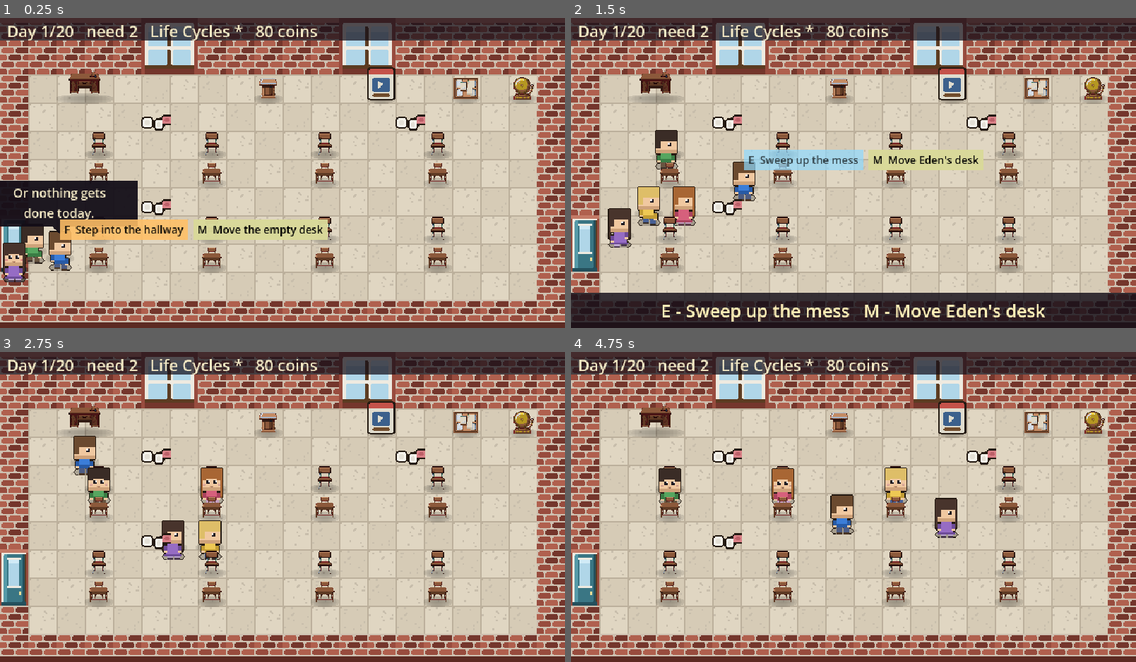
Above: before the commit, frames 1-4 (two rows, left to right).
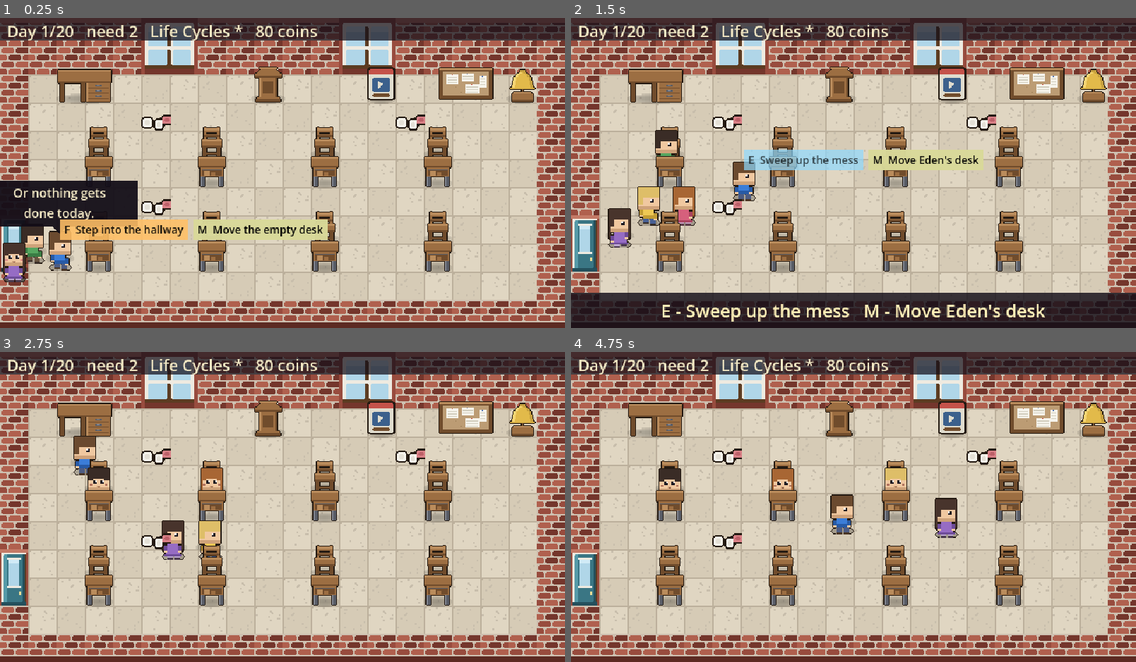
Above: after the commit, the same moments.

Repository: Mbottega16/EduSystem
Game: Godot game, scene res://tests/run.tscn
Same seed, same stepped clock (60 frames per second), same inputs: the game is played once before the commit and once after it. This scene is started directly instead of the project's main scene.
Inputs (mouse positions are in pixels of both pictures, inside the frame that each line leads up to):
- Up to frame 1 (0.25 s): no input
- Up to frame 2 (1.5 s): tap Enter (ui_accept) at 0.5, 0.77, 1.07 s; move the mouse to (977, 157) at 0.52 s; hold D (move_right) 0.53-1.25 s; tap B (build) at 0.6 s; click (977, 157) at 0.67 s; drag from (740, 188) to (893, 188) at 1.27 s
- Up to frame 3 (2.75 s): move the mouse to (339, 438) at 2.02 s; hold D (move_right) from 2.03 s (still down); tap R (autopilot) at 2.1 s; tap B (build) at 2.3 s
- Up to frame 4 (4.75 s): release D (move_right) at 2.75 s; drag from (825, 569) to (672, 522) at 2.77 s; move the mouse to (1023, 553) at 3.52 s; hold A (move_left) 3.53-4.25 s; tap Shift (dash) at 3.6 s; tap Enter (ui_accept) at 3.77, 4.07 s; tap B (build) at 3.8 s; drag from (684, 460) to (893, 522) at 4.27 s

The runs differ from the first frame. In frame 1, 7.0% of the frame differs, in the area x 10-95%, y 15-82%; in frame 2, 7.0%; in frame 3, 7.2%; in frame 4, 7.0%.

Commit message:
Resize and restyle the classroom fixtures to match the walls
The "Art Batch 4" AI furniture read as being from another game: an
8-shade muddy red-brown palette with near-black outlines, and the
sprites covered about half a tile while a seated child is ~44px tall.

Rewrite the seven fixture grid-text sources by hand:
- desk, chair: fill the tile (desk 22x23 -> 32x35 of content), same
  wood palette and #241A12 outline as tools/make_art.py's room.
- table: two tiles wide, and the chair that was baked into the AI
  art is gone.
- teacher_desk: a proper two-tile pedestal desk with a drawer bank.
- podium: taller, a sloped reading surface on a panelled stand.
- bell: bigger brass dome on a wood block.
- noticeboard: painted 64px so it reads as a two-tile cork board
  (footprint still one tile). build_noticeboard drops its floor
  contact shadow -- it hangs on the wall, and add_prop would scale
  one to the full width.

Verified in a running screenshot, not just the diff. Suite 1375,
check_docs 294, check_balance 37, contract 0.63/0.71/0.97, and the
room audit still offers the right verb at every landmark in every
phase.

Co-Authored-By: Claude Sonnet 5 <noreply@anthropic.com>

Diff:
--- a/scripts/world/room_builder.gd
+++ b/scripts/world/room_builder.gd
@@ -314,7 +314,11 @@
 
 
 static func build_noticeboard(parent: Node2D, grid: Grid) -> Interactable:
-	var body := add_prop(parent, PROP_BOARD, Grid.tile_to_world(Layout.BOARD), Vector2(24, 16))   # doubled, was 12,8
+	# The board art is two tiles wide but hangs on the back wall, so it takes
+	# no floor contact shadow -- add_prop would scale one to the full 64px
+	# width and it would read as a puddle in front of the wall. Same call as
+	# the flat wall poster below.
+	var body := add_prop(parent, PROP_BOARD, Grid.tile_to_world(Layout.BOARD), Vector2(24, 16), 0.0, false)
 	var it := Interactable.new()
 	it.set_script(BOARD_SCRIPT)
 	body.add_child(it)
Binary file changed: art/bell.png
Binary file changed: art/chair.png
Binary file changed: art/desk.png
Binary file changed: art/noticeboard.png
Binary file changed: art/podium.png
Binary file changed: art/table.png
Binary file changed: art/teacher_desk.png
Not shown, changed: tools/sprites/bell.txt
Not shown, changed: tools/sprites/chair.txt
Not shown, changed: tools/sprites/desk.txt
Not shown, changed: tools/sprites/noticeboard.txt
Not shown, changed: tools/sprites/podium.txt
(and 2 more such lines)
